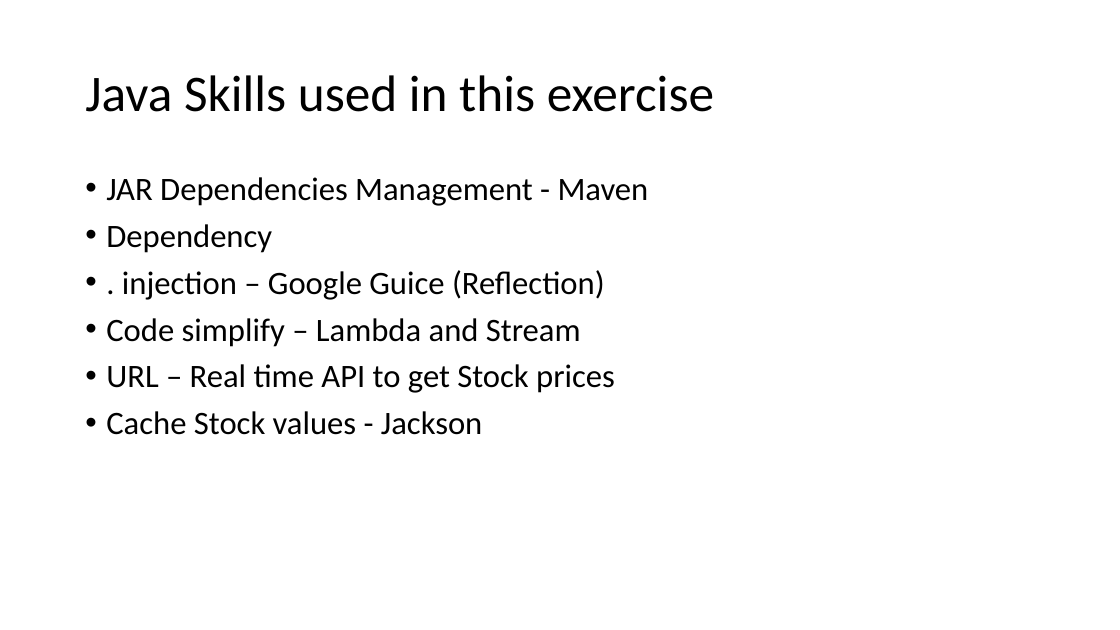
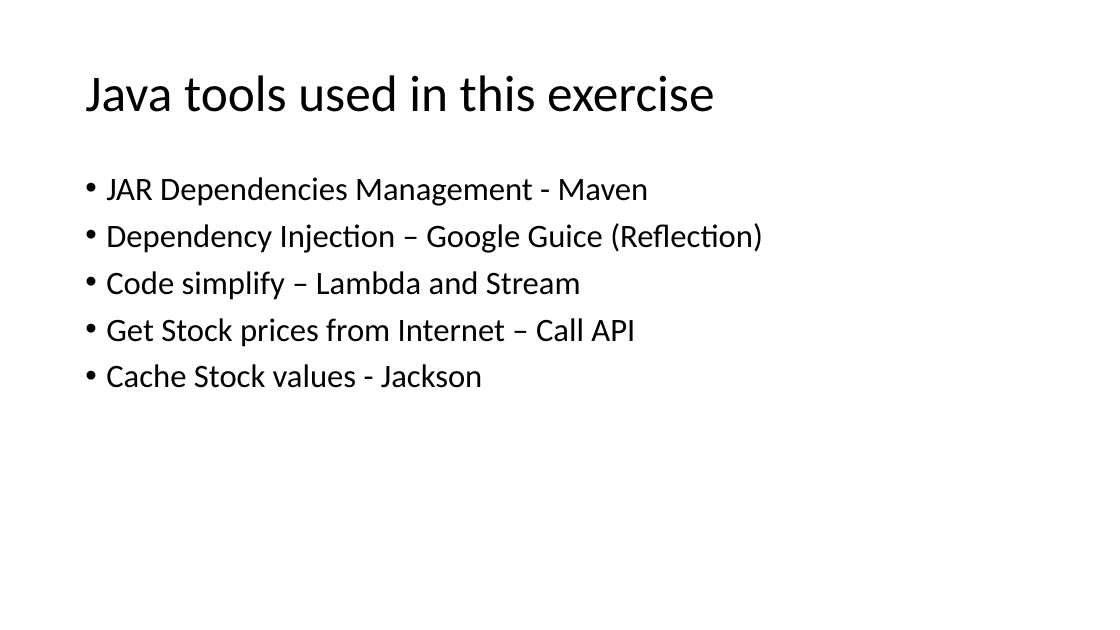
Before and after one commit to lxhq/StockExercise, a slide deck: slide 2 of Demo_week1.pptx. Drawn at 1120x630 pixels with LibreOffice and Linux fonts; fonts in the diff are those of the drawing. Boxes give left, top, right and bottom in pixels: in the first picture for what was removed or moved away, otherwise in the second. Text is boxed around its words. In the diff, an @@ line names an element or a change of style, - is before the commit and + after.

```diff
--- a/Demo_week1.pptx
+++ b/Demo_week1.pptx
@@ title at (x1=85, y1=75, x2=714, y2=112): text changed @@
-Java Skills used in this exercise
+Java tools used in this exercise
@@ text at (x1=106, y1=223, x2=763, y2=253): text changed @@
-• Dependency
-• . injection – Google Guice (Reflection)
+• Dependency Injection – Google Guice (Reflection)
@@ text at (x1=106, y1=318, x2=635, y2=347): text changed @@
-• URL – Real time API to get Stock prices
+• Get Stock prices from Internet – Call API
```
Also in this commit, not shown: 5 other slides changed, 7 slides added, 1 slide removed, 4 other files.
